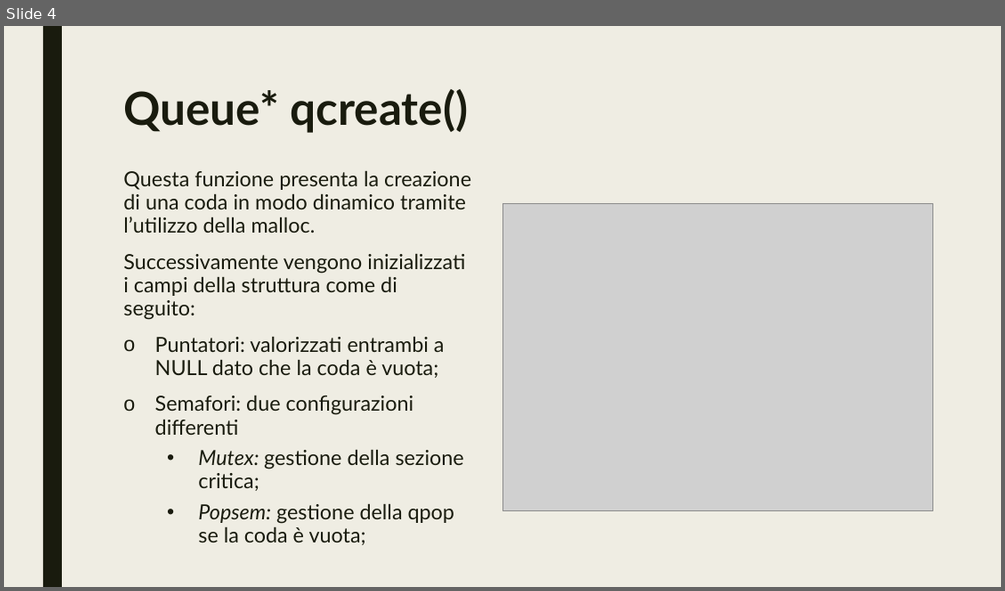
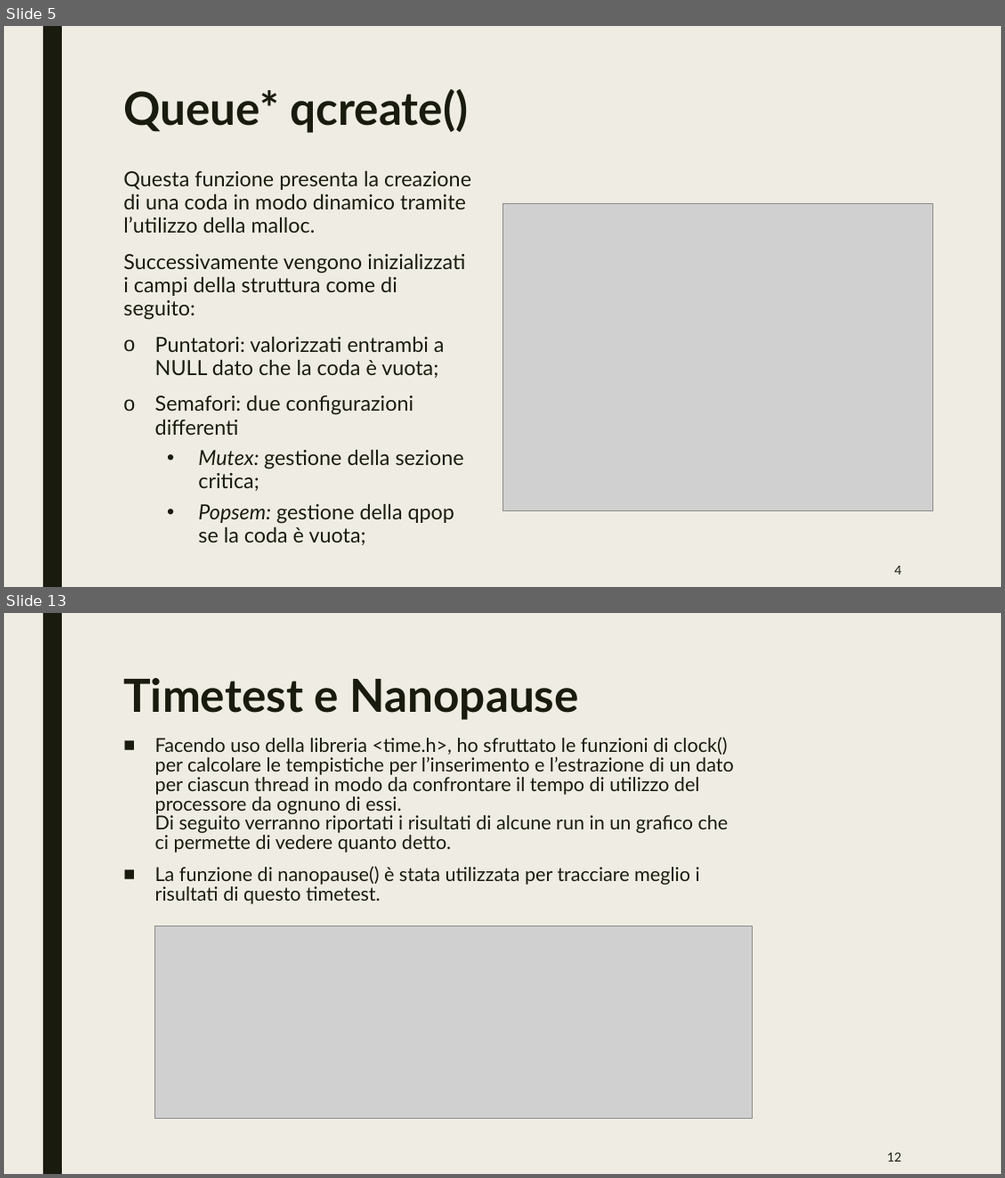
Before and after one commit to mleone21/RTES-Project, a slide deck: Presentazione progetto rtes.pptx. Shown one above the other, each under a label of ours: slide 4 before the commit, slides 5 and 13 after it; the slides between them are not shown. The pictures are 1005x591 and 1005x1178 pixels, drawn with LibreOffice and Linux fonts; fonts in the diff are those of the drawing; grey boxes stand for pictures. Boxes give left, top, right and bottom in pixels: in the first picture for what was removed or moved away, otherwise in the second. Text is boxed around its words. In the diff, an @@ line names an element or a change of style, - is before the commit and + after.

```diff
--- a/Presentazione progetto rtes.pptx
+++ b/Presentazione progetto rtes.pptx
@@ slide 13 added at bbox=[4, 613, 1001, 1174], background #EFEDE3; not listed: 1 template element that a slide beside it also shows @@
@@ title added at bbox=[123, 678, 579, 720], 44 pt, text #191B0E, bold @@
+Timetest e Nanopause
@@ text added at bbox=[155, 737, 734, 904], 18.5 pt, text #191B0E @@
+■ Facendo uso della libreria <time.h>, ho sfruttato le funzioni di clock() per calcolare le tempistiche per l’inserimento e l’estrazione di un dato per ciascun thread in modo da confrontare il tempo di utilizzo del processore da ognuno di essi.
+  Di seguito verranno riportati i risultati di alcune run in un grafico che ci permette di vedere quanto detto.
+■ La funzione di nanopause() è stata utilizzata per tracciare meglio i risultati di questo timetest.
@@ picture added at bbox=[154, 925, 752, 1119] @@
@@ page number added at bbox=[887, 1152, 901, 1161], 12 pt, text #191B0E @@
+12
@@ what was slide 4 is now slide 5 @@
@@ slide 5 changed as well @@
@@ page number added at bbox=[894, 565, 901, 574], 12 pt, text #191B0E @@
+4
```
Also in this commit, not shown: 3 other slides changed, 12 other slides added, 9 slides removed.
